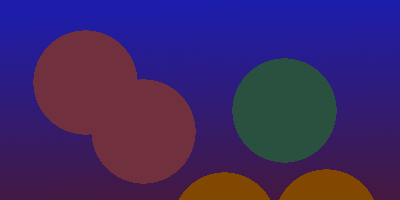
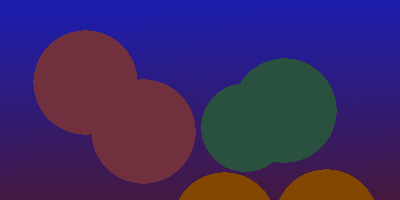
Two versions of the same layered image (400px x 200px). Layer-by-layer changes:
painted on "level" over left=201, top=84, right=274, bottom=172
